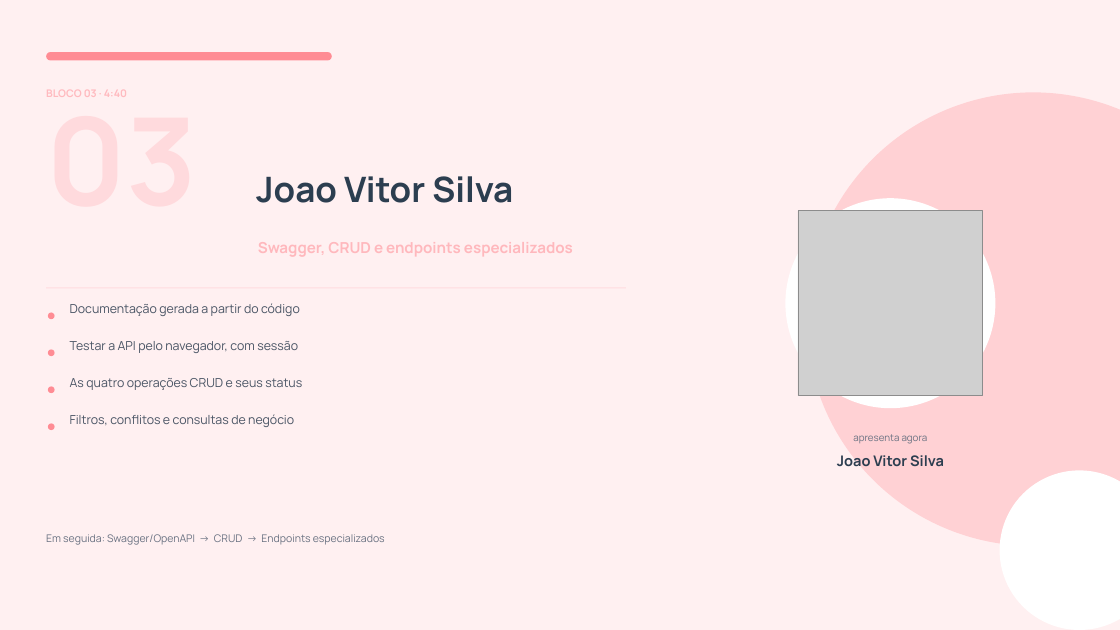
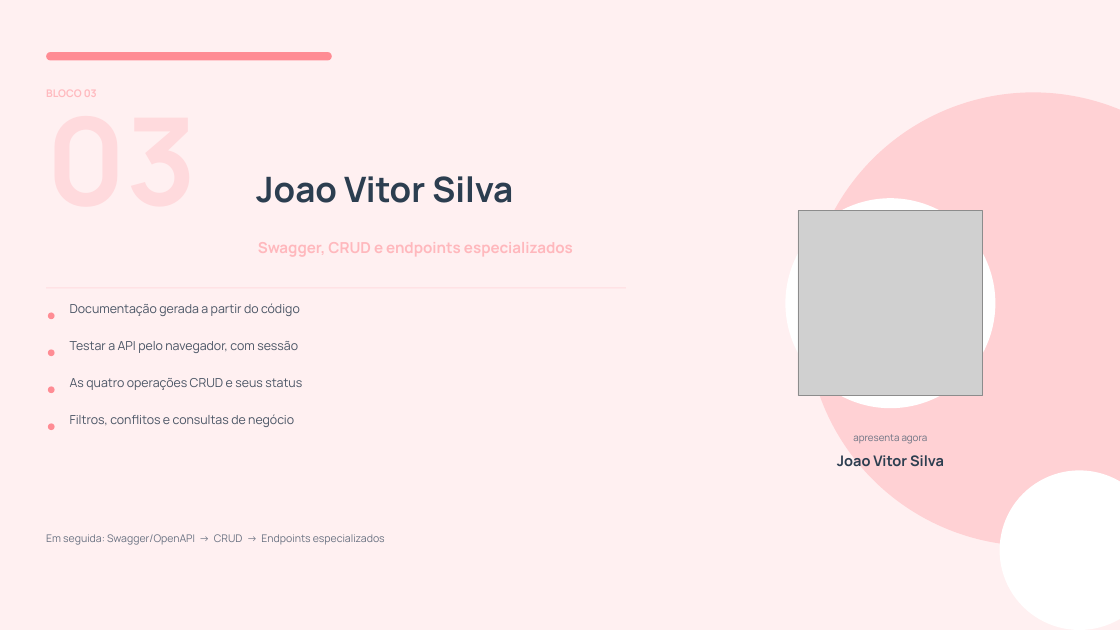
Before and after one commit to jvitorsi-dev/PetClean, a slide deck: slide 11 of docs/apresentacao/PetClean-API.pptx. Drawn at 1120x630 pixels with LibreOffice and Linux fonts; fonts in the diff are those of the drawing; grey boxes stand for pictures. Boxes give left, top, right and bottom in pixels: in the first picture for what was removed or moved away, otherwise in the second. Text is boxed around its words. In the diff, an @@ line names an element or a change of style, - is before the commit and + after.

```diff
--- a/docs/apresentacao/PetClean-API.pptx
+++ b/docs/apresentacao/PetClean-API.pptx
@@ text at [46,90,97,97]: text changed @@
-BLOCO 03 · 4:40
+BLOCO 03
```
Also in this commit, not shown: 14 other slides changed, 6 other files.
